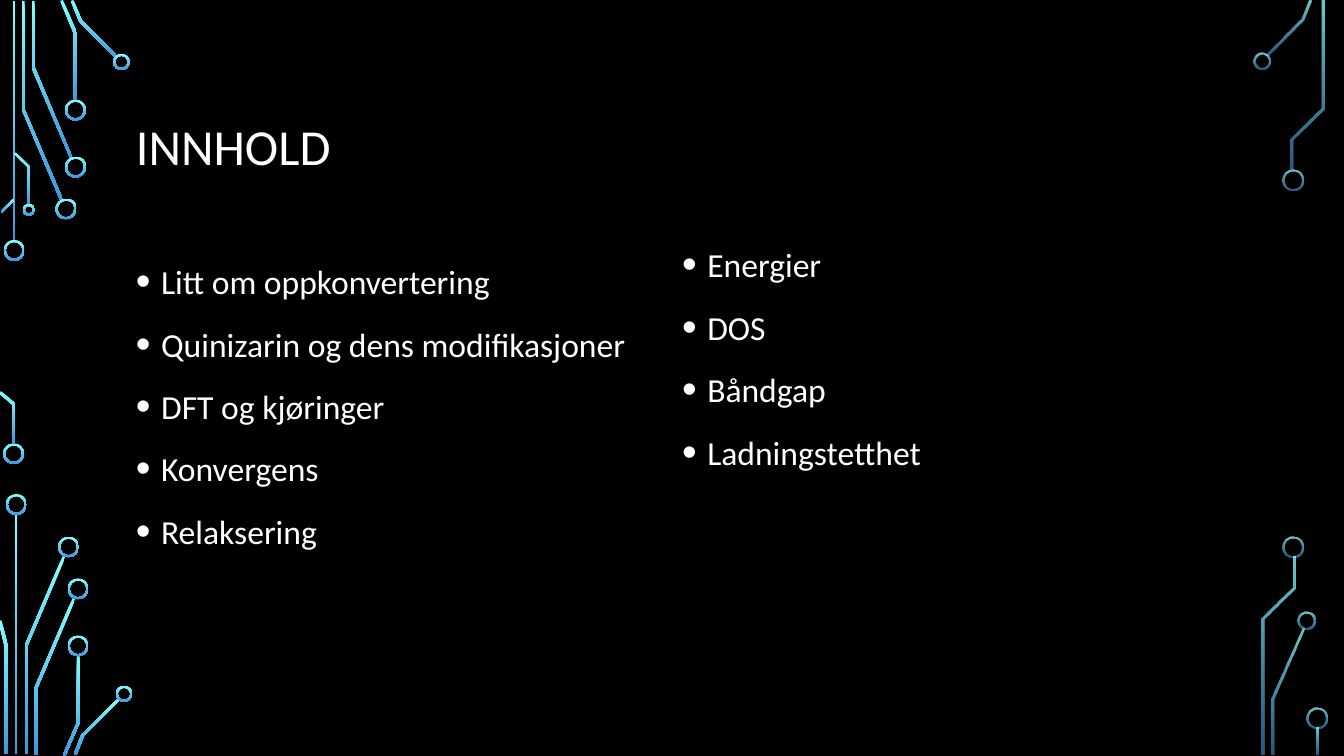
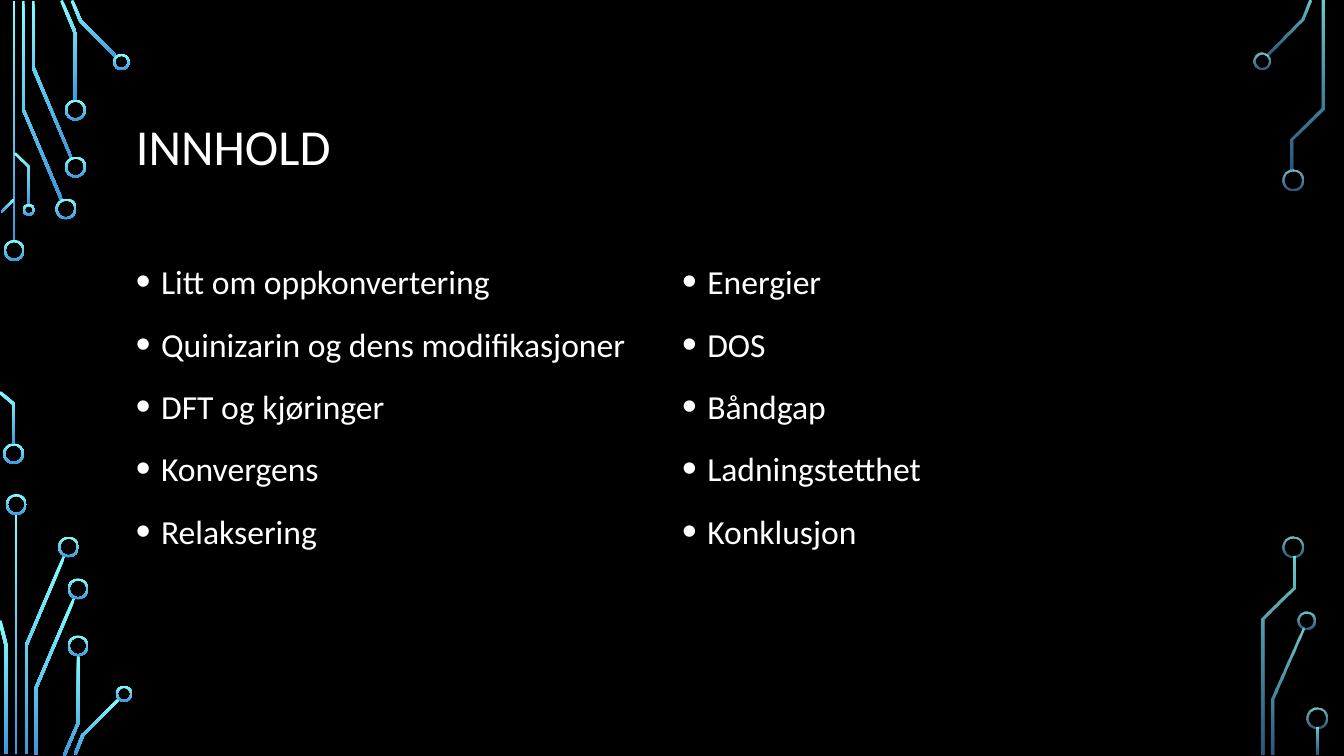
Before and after one commit to alexanjk/FYS-MENA4111-projectH20, a slide deck: slide 2 of Quinizarin som en organisk sensitizer I et tynnfilm.pptx. Drawn at 1344x756 pixels with LibreOffice and Linux fonts; fonts in the diff are those of the drawing; background and template pictures are left out. Boxes give left, top, right and bottom in pixels: in the first picture for what was removed or moved away, otherwise in the second. Text is boxed around its words. In the diff, an @@ line names an element or a change of style, - is before the commit and + after.

```diff
--- a/Quinizarin som en organisk sensitizer I et tynnfilm.pptx
+++ b/Quinizarin som en organisk sensitizer I et tynnfilm.pptx
@@ text "Energier": place and size @@
-text "Energier" at box(707, 254, 921, 471)
+text "Energier" at box(707, 271, 921, 550)
@@ text at box(707, 520, 856, 550): paragraph added @@
+• Konklusjon
```
Also in this commit, not shown: 1 slide added.
